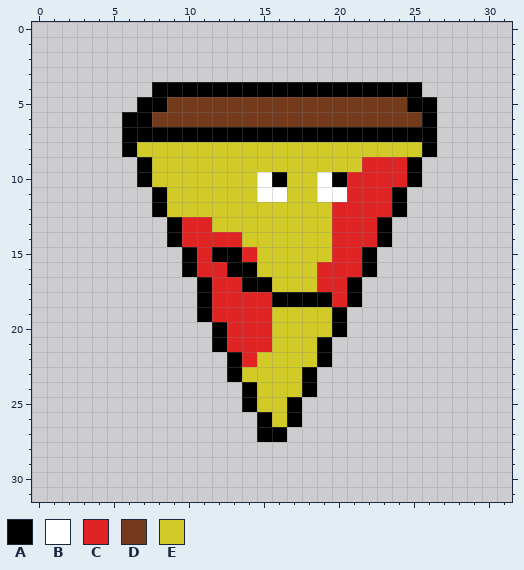
Two states of a pixel-art sprite, pets/images/pizza/stand0.png. Above, as it was before the edit.
Rulers count pixels.
Palette (. is transparent): A #000000  B #ffffff  C #e02323  D #733a1c  E #d1ca27
Pixels before, first column x 6:
 4 ..AAAAAAAAAAAAAAAAAA.
 5 .AADDDDDDDDDDDDDDDDAA
 6 AADDDDDDDDDDDDDDDDDDA
 7 AAAAAAAAAAAAAAAAAAAAA
 8 AEEEEEEEEEEEEEEEEEEEA
 9 .AEEEEEEEEEEEEEECCCA.
10 .AEEEEEEEBAEEBACCCCA.
11 ..AEEEEEEBBEEBBCCCA..
12 ..AEEEEEEEEEEECCCCA..
13 ...ACCEEEEEEEECCCA...
14 ...ACCCCEEEEEECCCA...
15 ....ACAACEEEEECCA....
16 ....ACCAAEEEECCCA....
17 .....ACCAAEEECCA.....
18 .....ACCCCAAAACA.....
19 .....ACCCCEEEEA......
20 ......ACCCEEEEA......
21 ......ACCCEEEA.......
22 .......ACEEEEA.......
23 .......AEEEEA........
24 ........AEEEA........
25 ........AEEA.........
26 .........AEA.........
27 .........AA..........
The same view after the edit:
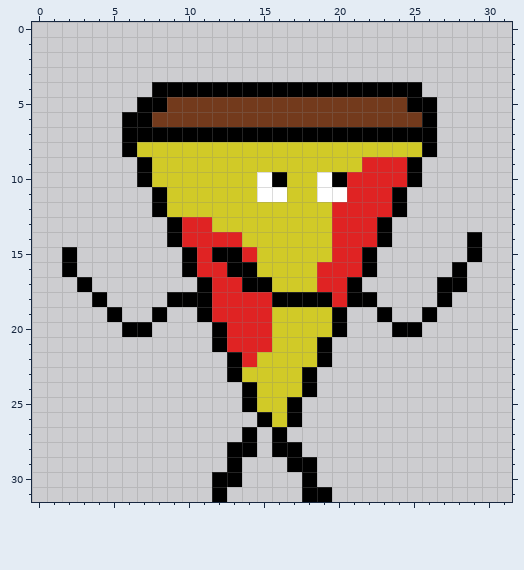
From old to new:
{"change": "file 96x96 -> 128x128 pixels (blocks of 3x3 -> 4x4; one block is one cell here)"}
{"y":14,"x":29,"old":".","new":"A"}
{"y":15,"x":2,"old":".","new":"A"}
{"y":15,"x":29,"old":".","new":"A"}
{"y":16,"x":2,"old":".","new":"A"}
{"y":16,"x":28,"old":".","new":"A"}
{"y":17,"x":3,"old":".","new":"A"}
{"y":17,"x":27,"old":"..","new":"AA"}
{"y":18,"x":4,"old":".","new":"A"}
{"y":18,"x":9,"old":"..","new":"AA"}
{"y":18,"x":22,"old":".","new":"A"}
{"y":18,"x":27,"old":".","new":"A"}
{"y":19,"x":5,"old":".","new":"A"}
{"y":19,"x":8,"old":".","new":"A"}
{"y":19,"x":23,"old":".","new":"A"}
{"y":19,"x":26,"old":".","new":"A"}
{"y":20,"x":6,"old":"..","new":"AA"}
{"y":20,"x":24,"old":"..","new":"AA"}
{"y":27,"x":14,"old":".A","new":"A."}
{"y":28,"x":13,"old":"..","new":"AA"}
{"y":28,"x":16,"old":"..","new":"AA"}
{"y":29,"x":13,"old":".","new":"A"}
{"y":29,"x":17,"old":"..","new":"AA"}
{"y":30,"x":12,"old":"..","new":"AA"}
{"y":30,"x":18,"old":".","new":"A"}
{"y":31,"x":12,"old":".","new":"A"}
{"y":31,"x":18,"old":"..","new":"AA"}
{"label":"added","picture_box":[362,232,482,337]}
{"label":"added","picture_box":[62,247,197,337]}
{"label":"changed","picture_box":[212,427,332,502]}
